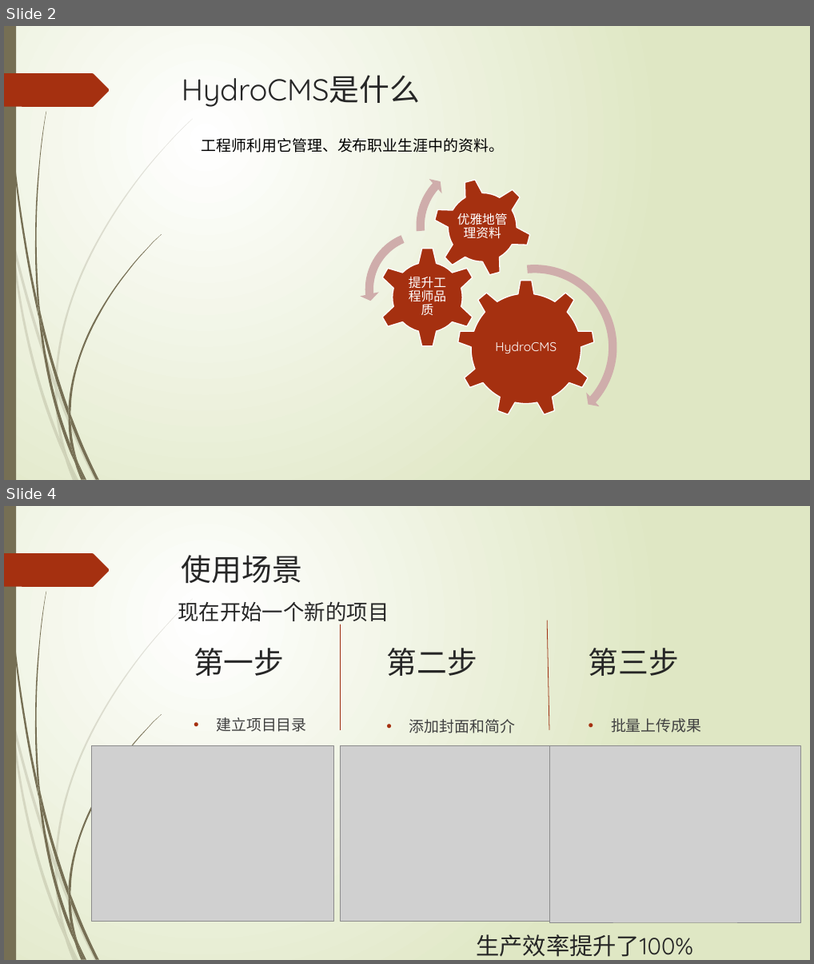
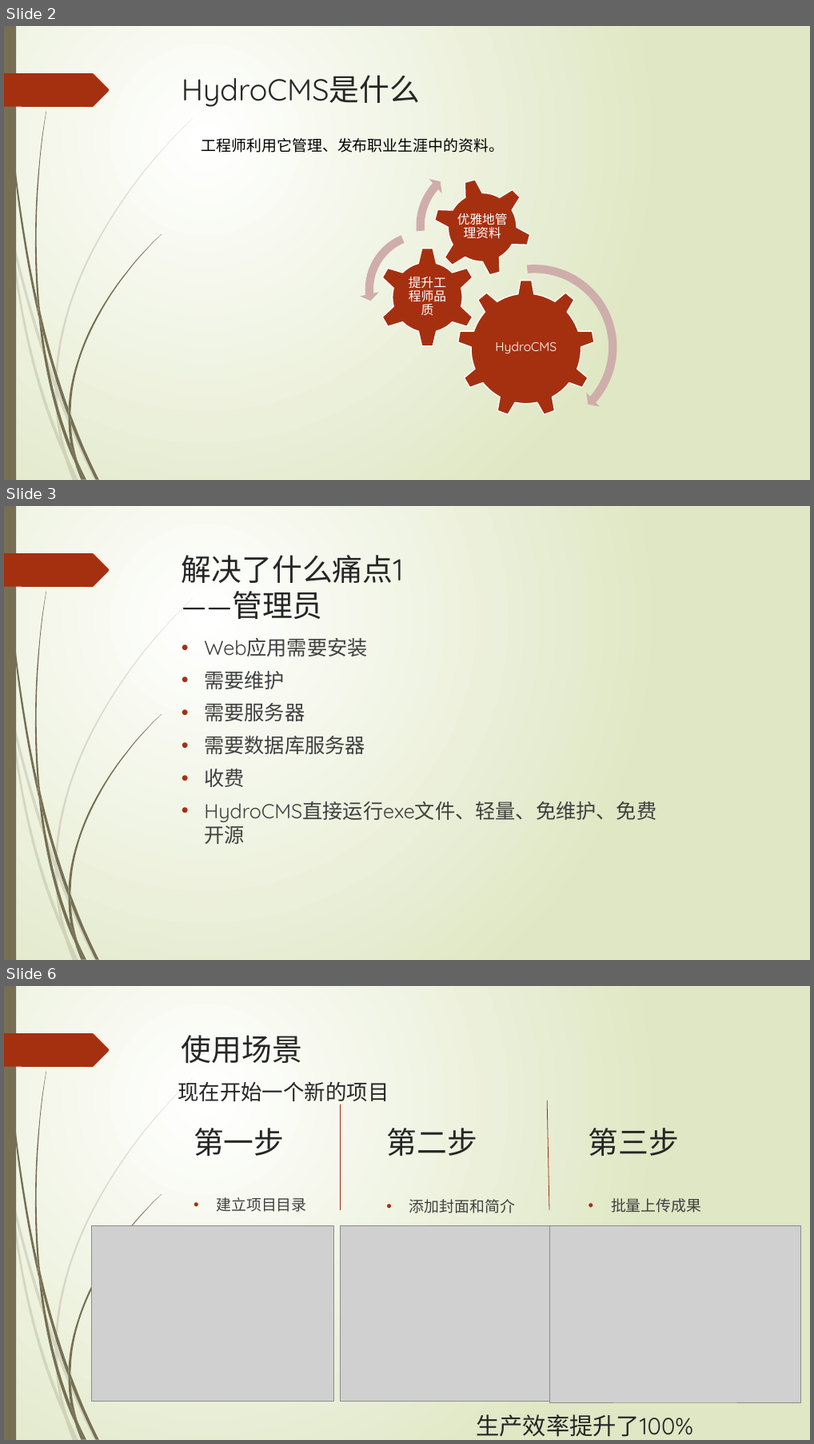
Before and after one commit to 3xxx/StandardMS, a slide deck: document/HydroCMS水利档案管理-展示.pptx. Shown one above the other, each under a label of ours: slides 2 and 4 before the commit, slides 2, 3 and 6 after it; the slides between them are not shown. The pictures are 814x964 and 814x1444 pixels, drawn with LibreOffice and Linux fonts; fonts in the diff are those of the drawing; grey boxes stand for pictures. Boxes give left, top, right and bottom in pixels: in the first picture for what was removed or moved away, otherwise in the second. Text is boxed around its words. In the diff, an @@ line names an element or a change of style, - is before the commit and + after.

```diff
--- a/document/HydroCMS水利档案管理-展示.pptx
+++ b/document/HydroCMS水利档案管理-展示.pptx
@@ slide 3 added at (4, 506, 810, 960), background gradient #FFFFFF to #DFE8C4; not listed: 24 template elements that a slide beside it also shows @@
@@ title added at (182, 555, 403, 619), 36 pt, text #262626 @@
+解决了什么痛点1
+——管理员
@@ text added at (204, 638, 657, 844), 24 pt, text #404040 @@
+• Web应用需要安装
+• 需要维护
+• 需要服务器
+• 需要数据库服务器
+• 收费
+• HydroCMS直接运行exe文件、轻量、免维护、免费开源
@@ what was slide 4 is now slide 6 @@
```
Also in this commit, not shown: 7 slides changed, 2 other slides added, 20 other files.
